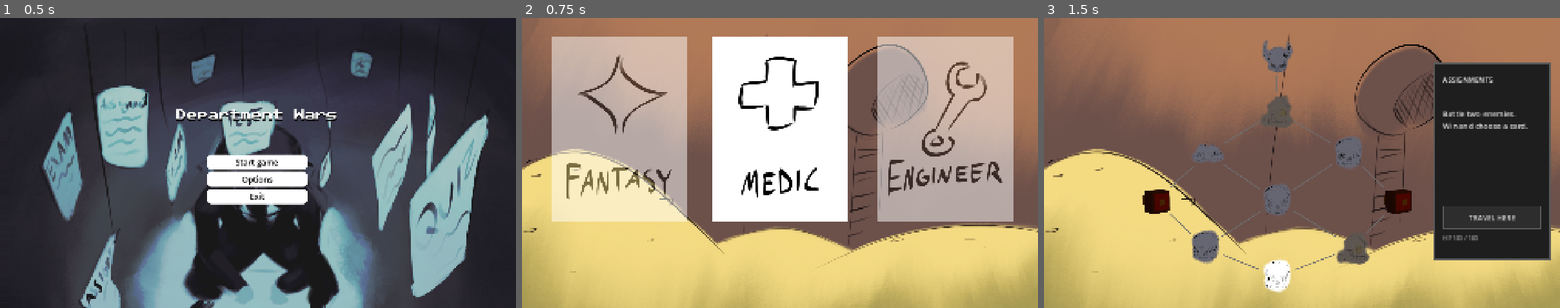
Above: before the commit, frames 1-3 (left to right).
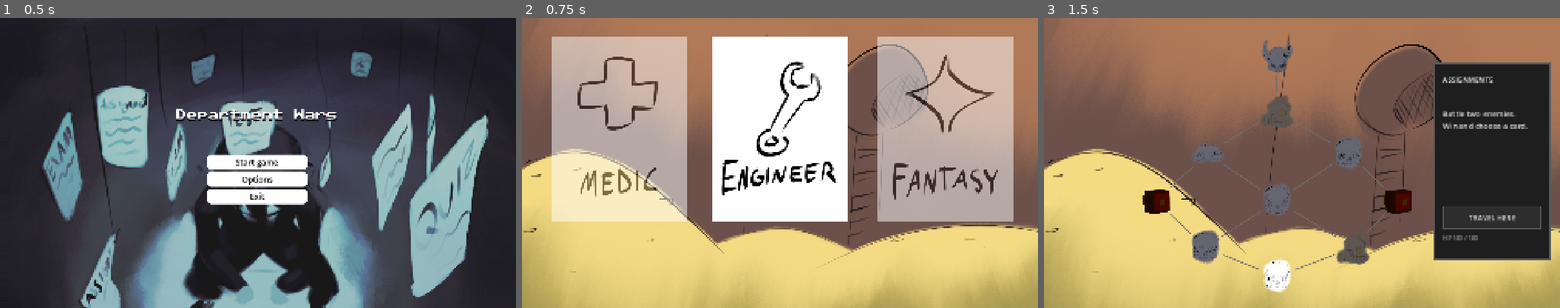
Above: after the commit, the same moments.

Repository: hxc6806/Department-Wars
Game: Godot game, scene res://Scenes/main_menu.tscn
Two runs of this game, one before a commit and one after it. Both use one fixed random seed, a clock stepped at 60 frames per second and the inputs below. Sound files missing from this copy of the repository are replaced by a short silence.
Inputs (mouse positions are in pixels of both pictures, inside the frame that each line leads up to):
- Up to frame 1 (0.5 s): no input
- Up to frame 2 (0.75 s): click "Start game" at 0.5 s
- Up to frame 3 (1.5 s): click (1302, 128) at 1.25 s

Frame 1 is identical in both runs. In frame 2, 5.8% of the frame differs, in the area x 8-94%, y 12-63%; in frame 3, nothing differs.

Commit message:
added sound effects and map music
2 new folders, soundeffects and music

Diff:
--- a/department-wars/Map/floors.gd
+++ b/department-wars/Map/floors.gd
@@ -13,9 +13,10 @@
  "boss": Vector2(490,25)
 }
 const FLOORS = [
- {"name": "BUSINESS DEPARTMENT", "background": "res://Assets/Maps/business_department.png"},
- {"name": "COMPUTER DEPARTMENT", "background": "res://Assets/Maps/computer_department.png"},
- {"name": "MEDICAL DEPARTMENT", "background": "res://Assets/Maps/medical_department.png"},
+# "volume" is the track's own loudness (1.0 = 100%). The options slider multiplies it at runtime.
+ {"name": "BUSINESS DEPARTMENT", "background": "res://Assets/Maps/business_department.png", "music": "res://Assets/Music/Business_Department.mp3", "volume": 0.25},
+ {"name": "COMPUTER DEPARTMENT", "background": "res://Assets/Maps/computer_department.png", "music": "res://Assets/Music/Computer_Department.mp3", "volume": .35},
+ {"name": "MEDICAL DEPARTMENT", "background": "res://Assets/Maps/medical_department.png", "music": "res://Assets/Music/Medical_Department.mp3", "volume": .45},
 ]
 # Keys are the internal node types used by run_setup.gd; "name" is what the map shows.
 const TYPES = {
--- a/department-wars/Scenes/audio_control.gd
+++ b/department-wars/Scenes/audio_control.gd
@@ -6,6 +6,8 @@
 
 func _ready():
 	audio_bus_id = AudioServer.get_bus_index(audio_bus_name)
+	# Show the bus's current volume (50% on launch, or whatever was last set).
+	value = db_to_linear(AudioServer.get_bus_volume_db(audio_bus_id))
 
 func _on_value_changed(value: float) -> void:
 	var db = linear_to_db(value)
--- a/department-wars/Scenes/main_menu.tscn
+++ b/department-wars/Scenes/main_menu.tscn
@@ -201,6 +201,7 @@
 [node name="AudioStreamPlayer" type="AudioStreamPlayer" parent="." unique_id=410246597]
 stream = ExtResource("3_n45e2")
 autoplay = true
+bus = &"Music"
 
 [node name="Options" type="Panel" parent="." unique_id=1125336746]
 layout_mode = 1
@@ -254,7 +255,7 @@
 theme_override_styles/grabber_area_highlight = SubResource("StyleBoxLine_sc62p")
 max_value = 1.0
 step = 0.01
-value = 1.0
+value = 0.5
 script = ExtResource("4_ce3w2")
 audio_bus_name = "Music"
 
--- a/department-wars/Scripts/health.gd
+++ b/department-wars/Scripts/health.gd
@@ -17,6 +17,9 @@
 var dmg_reflect_multiplier := 0.0
 # Whoever is currently dealing damage (set by card_manager / battle_turns around each card or enemy action)
 static var attacker: Node = null
+# Played every time dmg() lands. Volume is linear (1.0 = 100%)
+const DMG_SOUND = "res://Assets/SoundEffects/dmg.ogg"
+const DMG_VOLUME = .075
 
 func _ready() -> void:
 	current_health = max_health
@@ -38,6 +41,7 @@
 	var reflected = int(round(amount * dmg_reflect_multiplier))
 	amount = int(round(amount * dmg_taken_multiplier))
 	change_hp(-amount)
+	sfx.play(DMG_SOUND, DMG_VOLUME)
 	damaged.emit()
 	if current_health <= 0:
 		died.emit()
--- a/department-wars/Scripts/run_setup.gd
+++ b/department-wars/Scripts/run_setup.gd
@@ -18,6 +18,7 @@
 var layouts: Array = []
 var backdrop: CanvasLayer
 var backdrop_image: TextureRect
+var music: AudioStreamPlayer
 var route_dialog: CanvasLayer
 ## Show the character deck pick before the map (tests turn this off).
 var choose_starting_deck := true
@@ -33,6 +34,7 @@
   rng.randomize()
   for i in Floors.FLOORS.size(): layouts.append(Floors.generate(rng))
  _add_floor_background()
+ _play_floor_music()
  map_layer=CanvasLayer.new()
  map_layer.layer=20
  add_child(map_layer)
@@ -222,7 +224,22 @@
  state = "map"
  _build_map()
  _add_floor_background()
+ _play_floor_music()
  _show_map()
+
+## Loops the current floor's track on the Music bus, so the options volume slider controls it.
+func _play_floor_music() -> void:
+ if not is_instance_valid(music):
+  music = AudioStreamPlayer.new()
+  music.bus = &"Music"
+  music.finished.connect(music.play)
+  add_child(music)
+ var floor_data: Dictionary = Floors.FLOORS[floor_index]
+ var path: String = floor_data.music
+ music.stream = load(path) if ResourceLoader.exists(path) else null
+ # Player volume x Music bus volume (the slider), so 0.2 here at a 50% slider plays at 10%.
+ music.volume_db = linear_to_db(floor_data.get("volume", 1.0))
+ if music.stream: music.play()
 
 ## Full-screen floor image shown behind battles and rewards.
 func _add_floor_background() -> void:
--- /dev/null
+++ b/department-wars/Scripts/sfx.gd
@@ -0,0 +1,16 @@
+class_name sfx
+
+# One-shot sound effects on the SFX bus. volume is linear (1.0 = 100%).
+# The player is parented to the root (not the caller) so the sound isn't cut off
+# when the enemy that made it dies or the scene changes, then frees itself when done.
+static func play(path: String, volume := 1.0) -> void:
+	if not ResourceLoader.exists(path):
+		push_warning("Missing sound: %s" % path)
+		return
+	var player = AudioStreamPlayer.new()
+	player.stream = load(path)
+	player.bus = &"SFX"
+	player.volume_db = linear_to_db(volume)
+	player.finished.connect(player.queue_free)
+	Engine.get_main_loop().root.add_child(player)
+	player.play()
--- a/department-wars/Scripts/status_effect.gd
+++ b/department-wars/Scripts/status_effect.gd
@@ -5,11 +5,14 @@
 # skips_turn: the enemy loses its action while the status is on it.
 # tint: colour the enemy sprite turns while the status is on it (blended if it has several).
 # dmg_taken_multiplier / dmg_reflect_multiplier: copied onto the target's Health while the status is on it.
+# sound / volume: played when the status is applied (volume is linear, 1.0 = 100%).
 static var STATUSES = {
 	'Poison': {
 		"name": 'Poison',
 		"description": "Takes X damage at the start of its turn, then X goes down by 1",
 		"tint": Color(0.55, 1.0, 0.45),
+		"sound": "res://Assets/SoundEffects/Poison.mp3",
+		"volume": .15,
 		"on_turn_start": func(enemyObj, stacks):
 			enemyObj.get_node("Health").dmg(stacks)
 			return stacks - 1,
@@ -19,6 +22,8 @@
 		"name": 'Burn',
 		"description": "Takes 5 damage at the start of its turn for X turns",
 		"tint": Color(1.0, 0.6, 0.25),
+		"sound": "res://Assets/SoundEffects/Burn.ogg",
+		"volume": .15,
 		"on_turn_start": func(enemyObj, stacks):
 			enemyObj.get_node("Health").dmg(5)
 			return stacks - 1,
@@ -61,6 +66,9 @@
 		return
 	var statuses = get_statuses(enemy_obj)
 	statuses[status_name] = statuses.get(status_name, 0) + amount
+	var data = STATUSES[status_name]
+	if data.has("sound"):
+		sfx.play(data.sound, data.get("volume", .05))
 	update_visuals(enemy_obj)
 
 static func get_stacks(enemy_obj, status_name) -> int:
--- a/department-wars/default_bus_layout.tres
+++ b/department-wars/default_bus_layout.tres
@@ -5,7 +5,7 @@
 bus/1/solo = false
 bus/1/mute = false
 bus/1/bypass_fx = false
-bus/1/volume_db = 0.0
+bus/1/volume_db = -6.0206
 bus/1/send = &"Master"
 bus/2/name = &"SFX"
 bus/2/solo = false
Binary file changed: department-wars/Assets/EnemySprites/Betsy.png
Not shown, changed: department-wars/Assets/EnemySprites/Betsy.png.import
Binary file changed: department-wars/Assets/EnemySprites/Frogter.png
Not shown, changed: department-wars/Assets/EnemySprites/Frogter.png.import
Not shown, added: department-wars/Assets/Music/Business_Department.mp3.import
Not shown, added: department-wars/Assets/Music/Computer_Department.mp3.import
Not shown, added: department-wars/Assets/Music/Medical_Department.mp3.import
Not shown, added: department-wars/Assets/SoundEffects/Burn.ogg.import
Not shown, added: department-wars/Assets/SoundEffects/Poison.mp3.import
Not shown, added: department-wars/Assets/SoundEffects/dmg.ogg.import
Not shown, added: department-wars/Scripts/sfx.gd.uid
Not shown, added: department-wars/Assets/Music/Business_Department.mp3
(and 5 more such lines)
